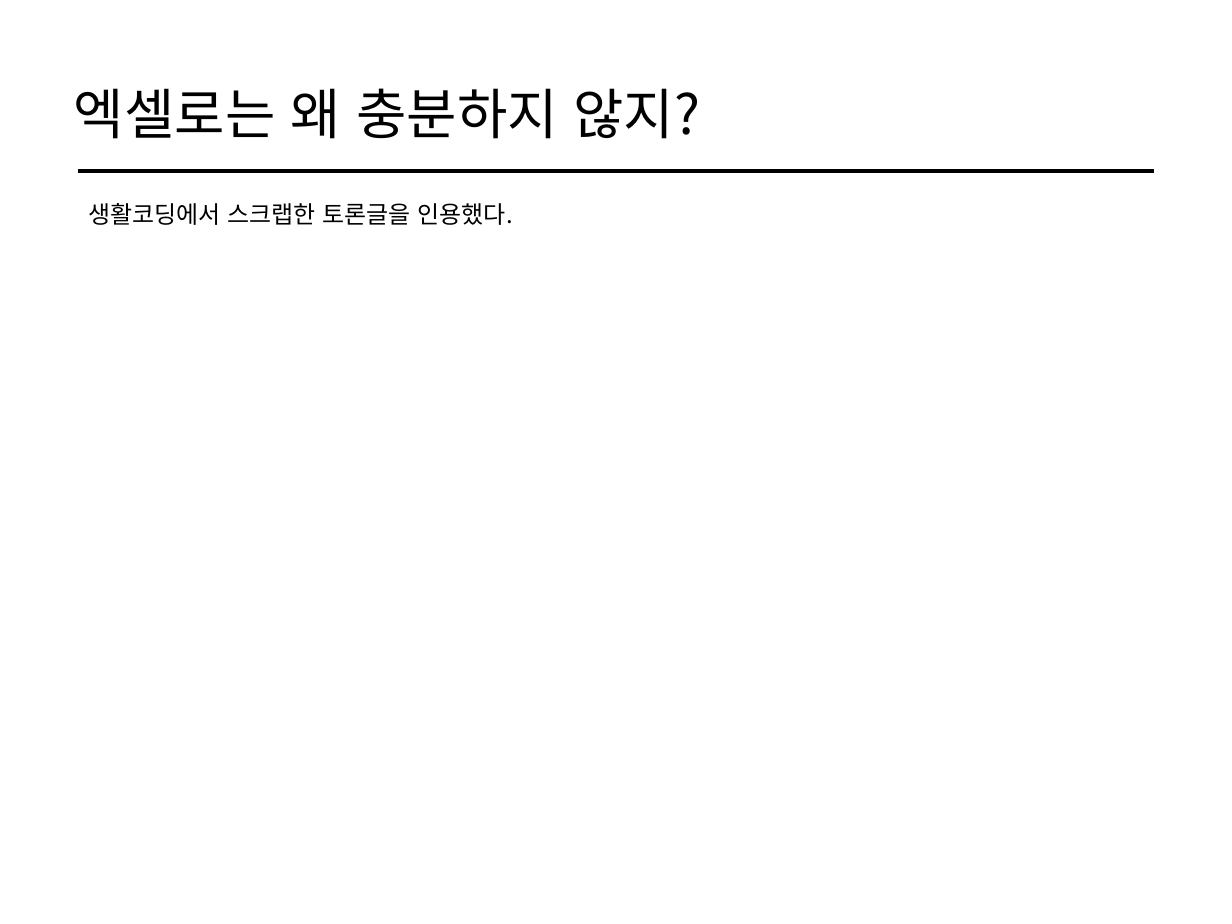
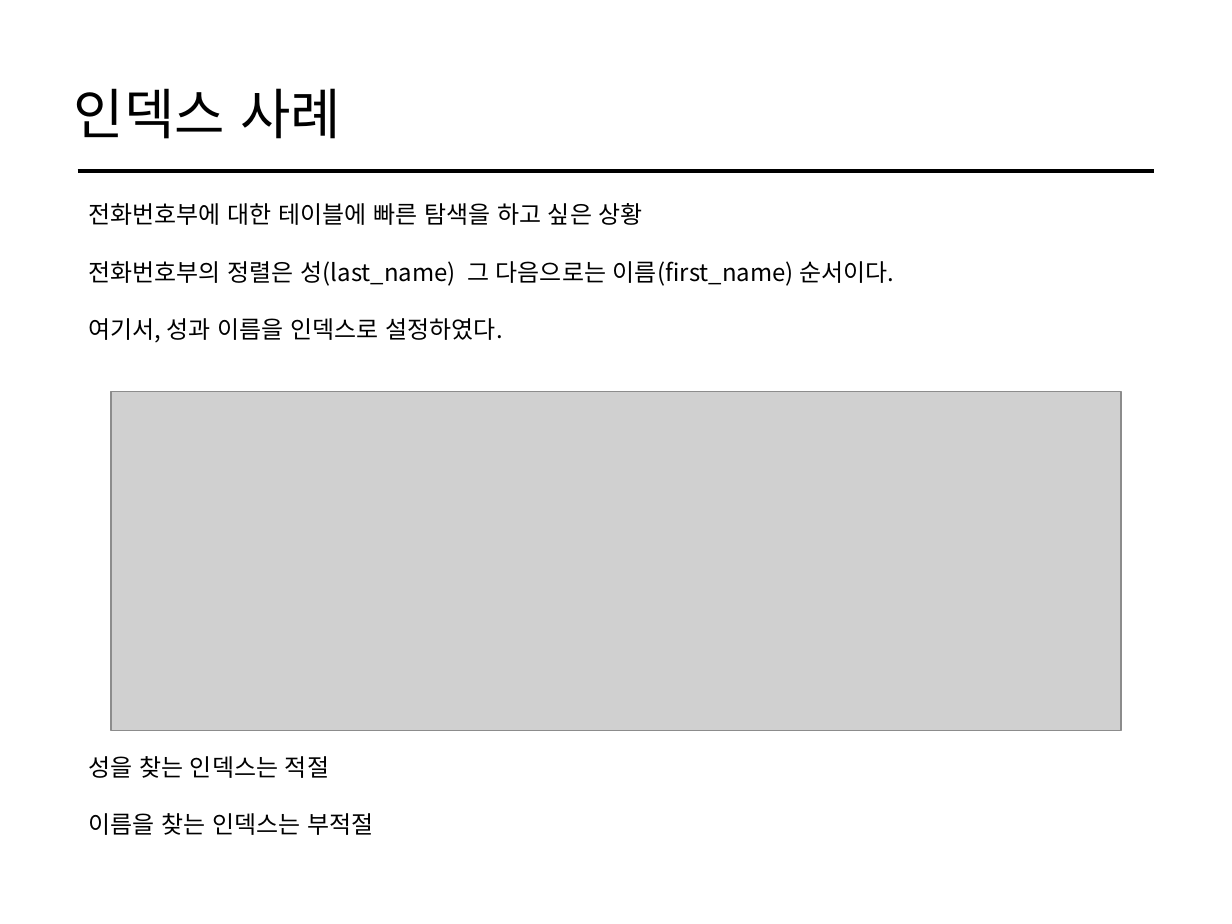
Before and after one commit to cs-study-org/cs-study, a slide deck: slide 11 of 20/yongki/DatabaseNeeds&Index.pptx. Drawn at 1232x924 pixels with LibreOffice and Linux fonts; fonts in the diff are those of the drawing; grey boxes stand for pictures. Boxes give left, top, right and bottom in pixels: in the first picture for what was removed or moved away, otherwise in the second. Text is boxed around its words. In the diff, an @@ line names an element or a change of style, - is before the commit and + after.

```diff
--- a/20/yongki/DatabaseNeeds&Index.pptx
+++ b/20/yongki/DatabaseNeeds&Index.pptx
@@ title at (74, 88, 341, 139): text changed @@
-엑셀로는 왜 충분하지 않지?
+인덱스 사례
@@ text at (88, 203, 895, 343): text changed @@
-생활코딩에서 스크랩한 토론글을 인용했다.
+전화번호부에 대한 테이블에 빠른 탐색을 하고 싶은 상황
+전화번호부의 정렬은 성(last_name) 그 다음으로는 이름(first_name) 순서이다.
+여기서, 성과 이름을 인덱스로 설정하였다.
@@ picture added at (111, 392, 1121, 731) @@
@@ text added at (88, 756, 373, 835), 14 pt, text #000000 @@
+성을 찾는 인덱스는 적절
+이름을 찾는 인덱스는 부적절
```
Also in this commit, not shown: 4 other slides changed, 1 other file.
